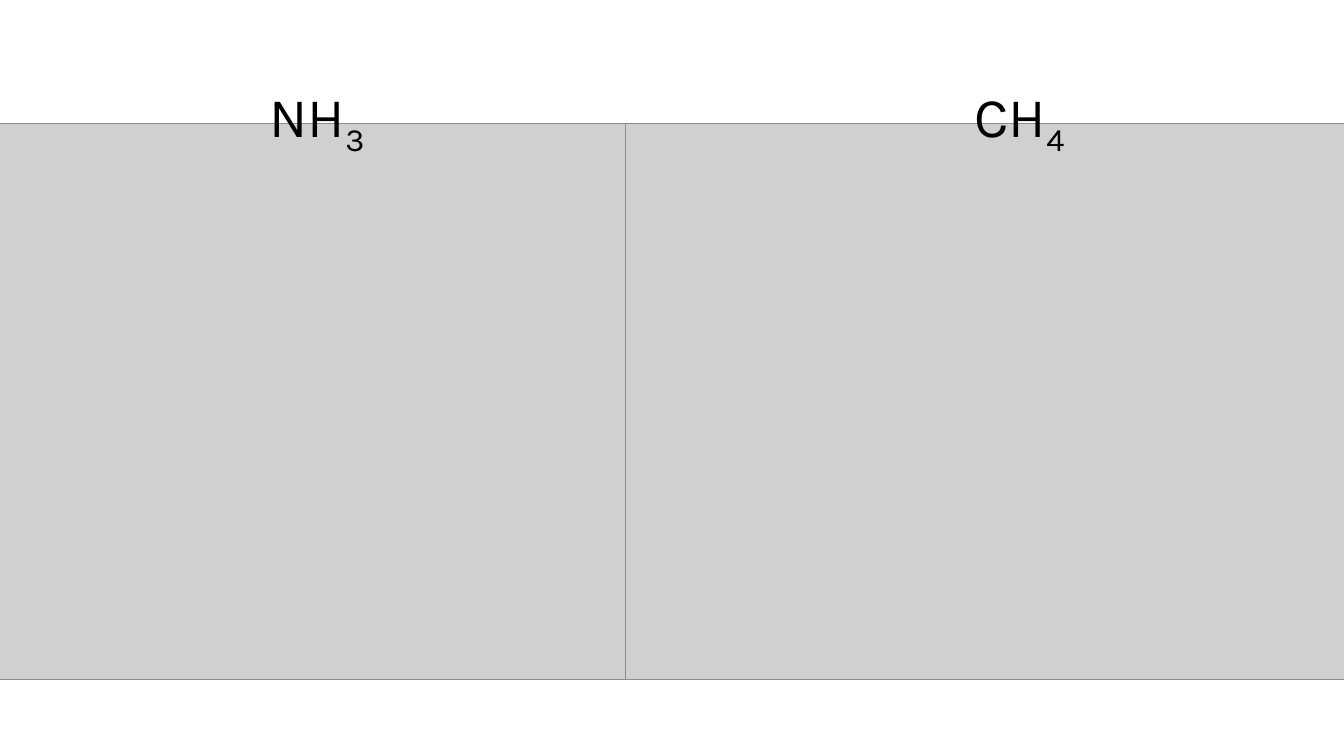
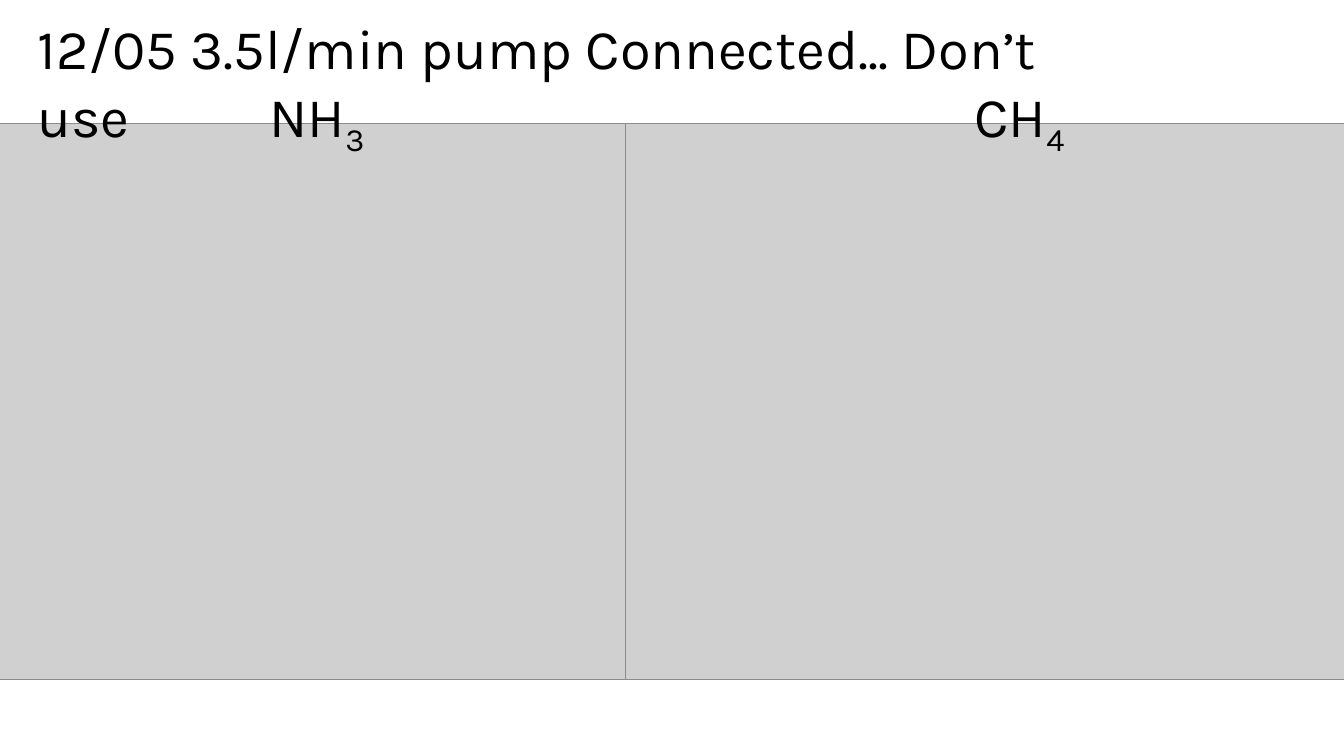
Before and after one commit to JavaldeUB/Campaigns_25, a slide deck: slide 1 of Test_Lab/20250512/figures.pptx. Drawn at 1344x756 pixels with LibreOffice and Linux fonts; fonts in the diff are those of the drawing; grey boxes stand for pictures. Boxes give left, top, right and bottom in pixels: in the first picture for what was removed or moved away, otherwise in the second. Text is boxed around its words. In the diff, an @@ line names an element or a change of style, - is before the commit and + after.

```diff
--- a/Test_Lab/20250512/figures.pptx
+++ b/Test_Lab/20250512/figures.pptx
@@ text added at (x1=38, y1=28, x2=1036, y2=82), 40 pt, text #000000 @@
+12/05 3.5l/min pump Connected... Don’t use
```
Also in this commit, not shown: 2 slides added, 4 other files.
